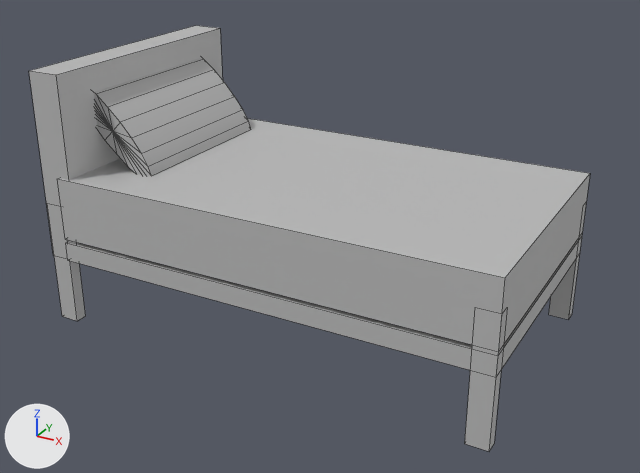
Two versions of the FBX model LichLagoon/Assets/Models2/bed_2.fbx, one commit apart.
Rendered twice from a 50 mm lens placed at (0.189, -0.332, 0.213), pointed at (0.003, 0.006, 0.045). The axes (+X, +Y, +Z) are drawn at lower left. The lights are the same throughout. Mesh edges are drawn as thin lines. Where no turn or scale is listed for an object, it has been applied to the vertices.
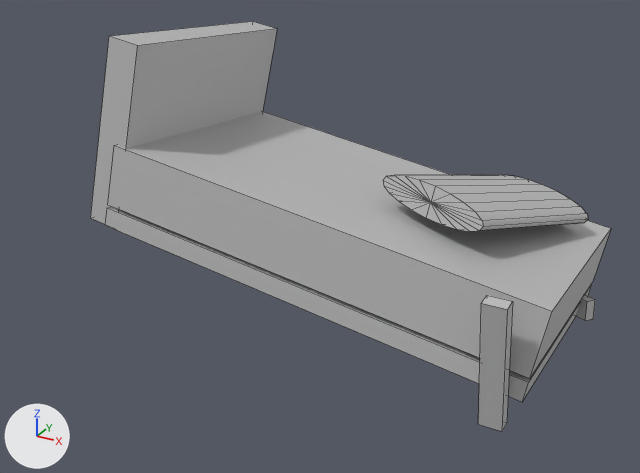
Edits to the bpy script that builds the scene:
```text
Change me_mesh:
    where me_mesh.from_pydata(...)  # 98 vertices, 102 faces; spans x -0.11..0.11, y -0.062..0.062, z -0.061..0.061
    used by ob_pcube13; location = (0.0009, 0.0057, 0.0625)
    me_mesh part 1: the loose piece of 42 vertices spanning x -0.106..-0.064, y -0.039..0.044, z 0.01..0.053 is multiplied about its middle by the matrix ((0.759, 0.315, -0.57), (-0.097, 0.92, 0.379), (0.644, -0.232, 0.729)), then moved by (0.148, 0.015, -0.035)
    me_mesh part 2: the loose piece of 8 vertices spanning x 0.1..0.11, y 0.056..0.062, z -0.061..-0.001 is multiplied about its middle by the matrix ((-0.041, 0.497, -0.867), (0.088, 0.866, 0.493), (0.995, -0.056, -0.079)), then moved by (-0.02, -0.007, -0.029), in mat_wood (grey #bcbcbc)
    me_mesh part 3: the loose piece of 8 vertices spanning x -0.11..-0.094, y -0.061..0.062, z -0.028..0.061 is multiplied about its middle by the matrix ((0.987, -0.025, 0.159), (0.008, 0.994, 0.107), (-0.161, -0.104, 0.981)), then moved by (0.005, 0.006, 0.0)
    me_mesh part 4: the loose piece of 8 vertices spanning x -0.1..0.11, y -0.062..0.062, z -0.028..-0.019 is multiplied about its middle by the matrix ((0.987, -0.025, 0.159), (0.008, 0.994, 0.107), (-0.161, -0.104, 0.981)), then moved by (-0.003, 0.003, -0.016), in mat_wood (grey #bcbcbc)
    me_mesh part 5: the loose piece of 8 vertices spanning x 0.1..0.11, y -0.062..-0.057, z -0.061..-0.001 is turned 8.8 degrees about the x axis through its middle, then moved by (-0.009, -0.006, -0.006), in mat_wood (grey #bcbcbc)
    me_mesh part 6: the loose piece of 8 vertices spanning x -0.1..0.11, y -0.062..0.062, z -0.017..0.013 is multiplied about its middle by the matrix ((0.987, -0.025, 0.159), (0.008, 0.994, 0.107), (-0.161, -0.104, 0.981)), then moved by (0.001, 0.005, -0.017), in mat_matress (grey #bcbcbc)
    me_mesh part 7: the loose piece of 8 vertices spanning x -0.11..-0.1, y -0.061..-0.055, z -0.061..-0.001 is deleted
    remove me_mesh.materials.append(mat_lambert1)  # grey #bcbcbc
Change ob_pcube13:
    ob_pcube13.location: (0.0009, 0.0057, 0.0625) -> (0.0095, 0.023, 0.068)
```

Location of each change, [x1, y1, x2, y2] in pixels of the pictures (640 x 473 px; the box of a moved part takes in the faces that stretch with it):
'pCube13', reshaped, moved (7% narrower): before [29, 26, 590, 451]; after [91, 21, 611, 431]
part 1 of me_mesh, moved or reshaped: before [94, 58, 251, 177]; after [383, 175, 588, 232]
part 2 of me_mesh, moved or reshaped: before [549, 203, 586, 319]; after [575, 295, 595, 321]
part 3 of me_mesh, moved or reshaped: before [29, 26, 223, 259]; after [91, 21, 277, 224]
part 4 of me_mesh, moved or reshaped: before [66, 240, 579, 370]; after [106, 208, 591, 402]
part 5 of me_mesh, moved or reshaped: before [465, 307, 507, 451]; after [478, 295, 513, 431]
part 6 of me_mesh, moved or reshaped: before [58, 118, 590, 345]; after [108, 111, 611, 378]
part 7 of me_mesh, deleted: before [54, 255, 85, 321]
